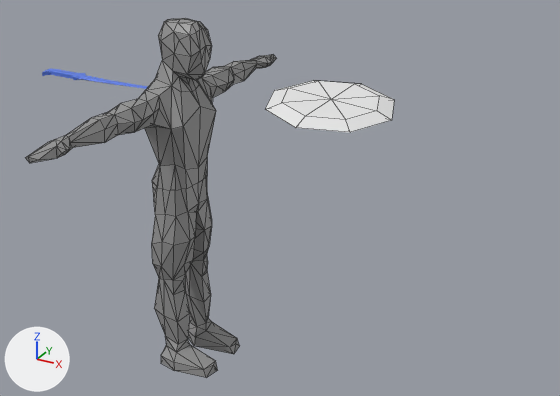
Two versions of the FBX model Sandtree/Game/Sandtree/Assets/Models/FBX/Player.fbx, one commit apart.
Before and after are seen from a camera (50 mm lens) standing at (0.021, -0.0294, 0.0252) and looking at (0.0042, 0.0011, 0.0099). The lights are fixed; the arrows at lower left show +X, +Y and +Z. Mesh edges are drawn as thin lines on the coarser meshes. Where no turn or scale is listed for an object, it has been applied to the vertices.
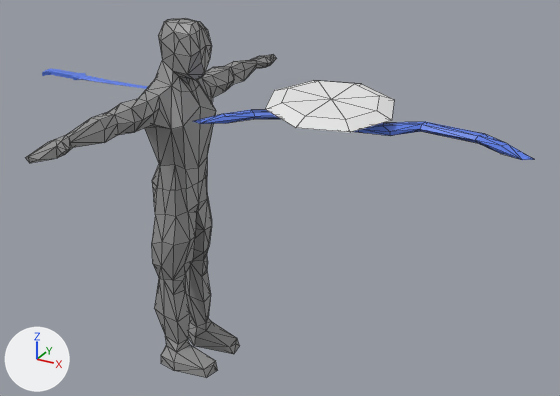
Location of each change, [x1, y1, x2, y2] in pixels of the pictures (560 x 396 px):
'Bow', added (blue): after [193, 110, 535, 160]

Diff of the bpy script that builds the scene:
```diff
--- a/Sandtree/Game/Sandtree/Assets/Models/FBX/Player.fbx.py
+++ b/Sandtree/Game/Sandtree/Assets/Models/FBX/Player.fbx.py
@@ mat_importmaterial @@
+mat_importmaterial = principled_material('ImportMaterial')
+mat_importmaterial.base_color = (0.102, 0.204, 0.8)  # blue #5a7de7
@@ me_bow @@
+me_bow.from_pydata(...)  # 54 vertices, 104 faces; spans x -0.00721..0.00754, y -0.0028..0.00142, z -0.00028..0.00024
+me_bow.materials.append(mat_importmaterial)  # blue #5a7de7
@@ ob_bow @@
+ob_bow = bpy.data.objects.new('Bow', me_bow)
+ob_bow.location = (0.00849, 0.0009, 0.01434)
```
